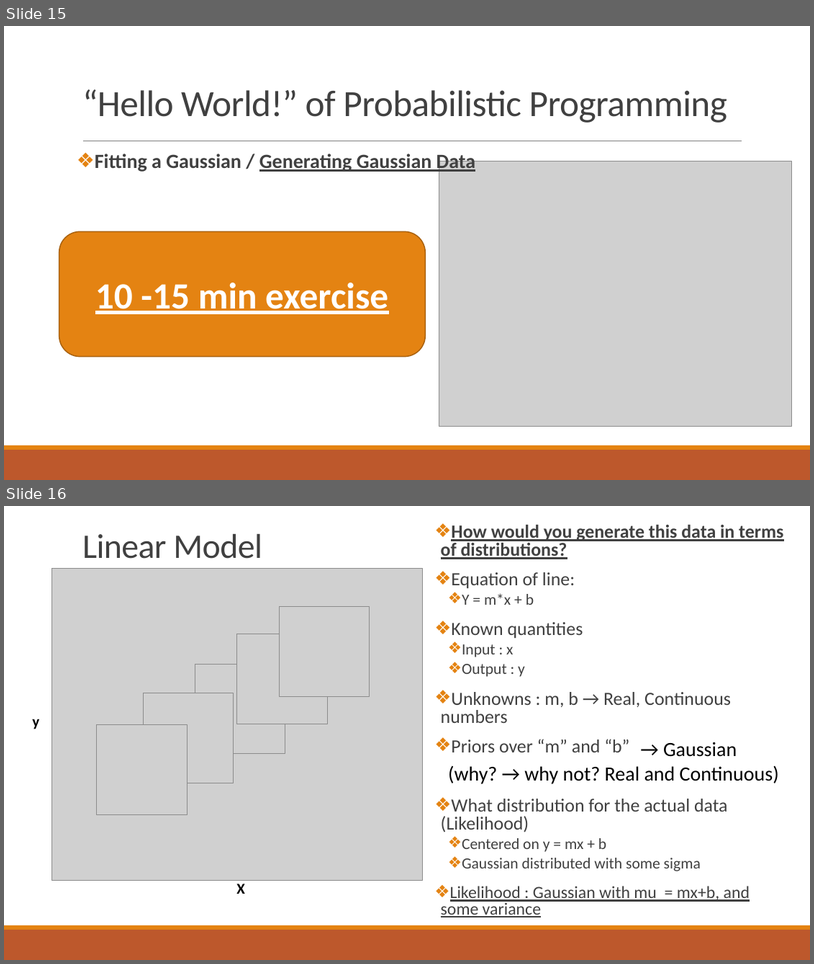
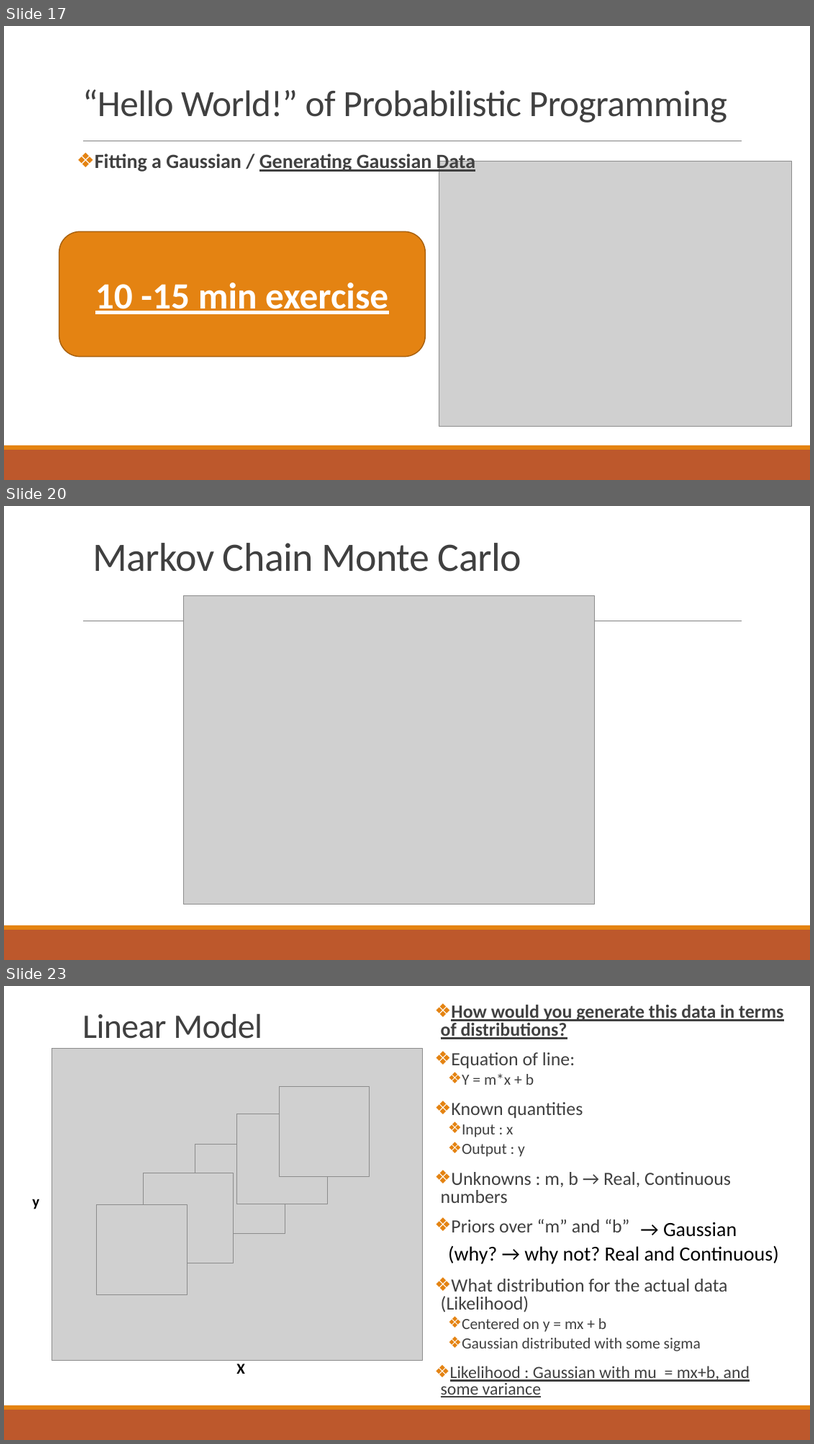
Before and after one commit to abuzarmahmood/teachables, a slide deck: Bayesian_Modeling_Lecture/Adv_Data_Analysis_Bayesian_Modeling.pptx. Shown one above the other, each under a label of ours: slides 15 and 16 before the commit, slides 17, 20 and 23 after it; the slides between them are not shown. The pictures are 814x964 and 814x1444 pixels, drawn with LibreOffice and Linux fonts; fonts in the diff are those of the drawing; grey boxes stand for pictures. Boxes give left, top, right and bottom in pixels: in the first picture for what was removed or moved away, otherwise in the second. Text is boxed around its words. In the diff, an @@ line names an element or a change of style, - is before the commit and + after.

```diff
--- a/Bayesian_Modeling_Lecture/Adv_Data_Analysis_Bayesian_Modeling.pptx
+++ b/Bayesian_Modeling_Lecture/Adv_Data_Analysis_Bayesian_Modeling.pptx
@@ slide 20 added at (4,506,810,960), background #FFFFFF; not listed: 3 template elements that a slide beside it also shows @@
@@ text added at (93,543,522,572), 48 pt, text #404040 @@
+Markov Chain Monte Carlo
@@ picture added at (184,595,595,904) @@
@@ what was slide 15 is now slide 17 @@
@@ what was slide 16 is now slide 23 @@
```
Also in this commit, not shown: 3 slides changed, 7 other slides added.
